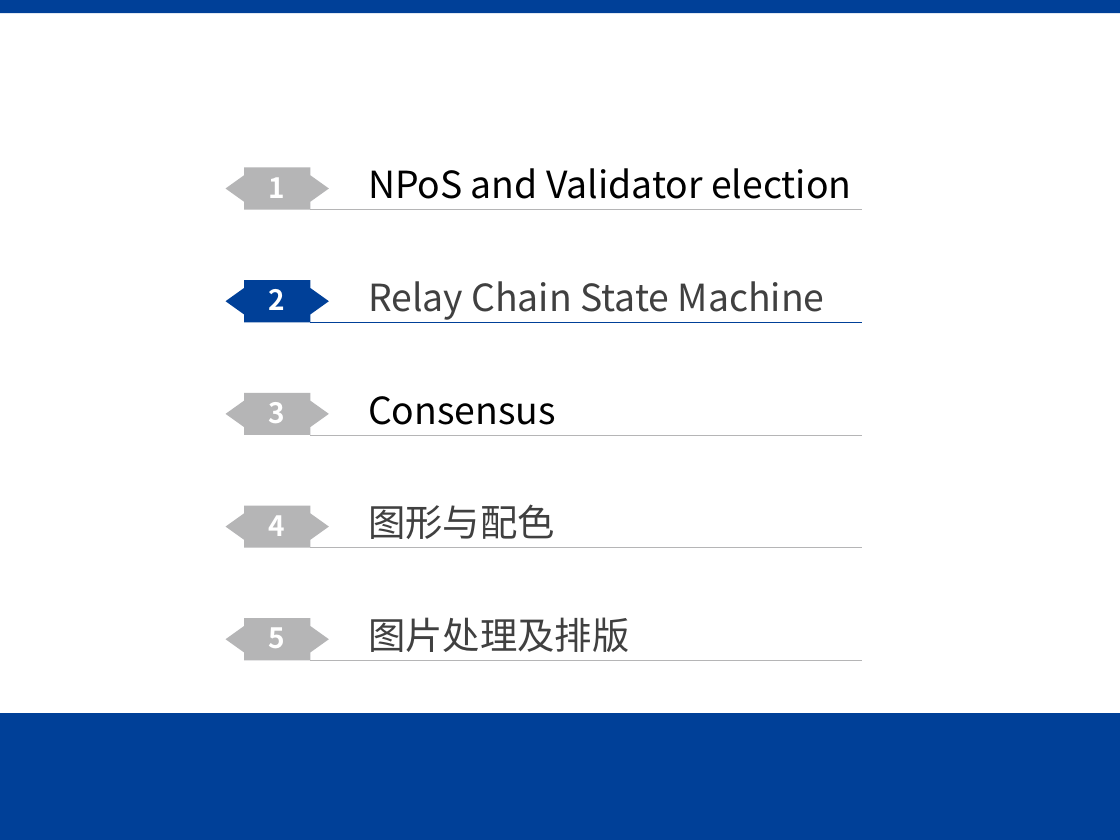
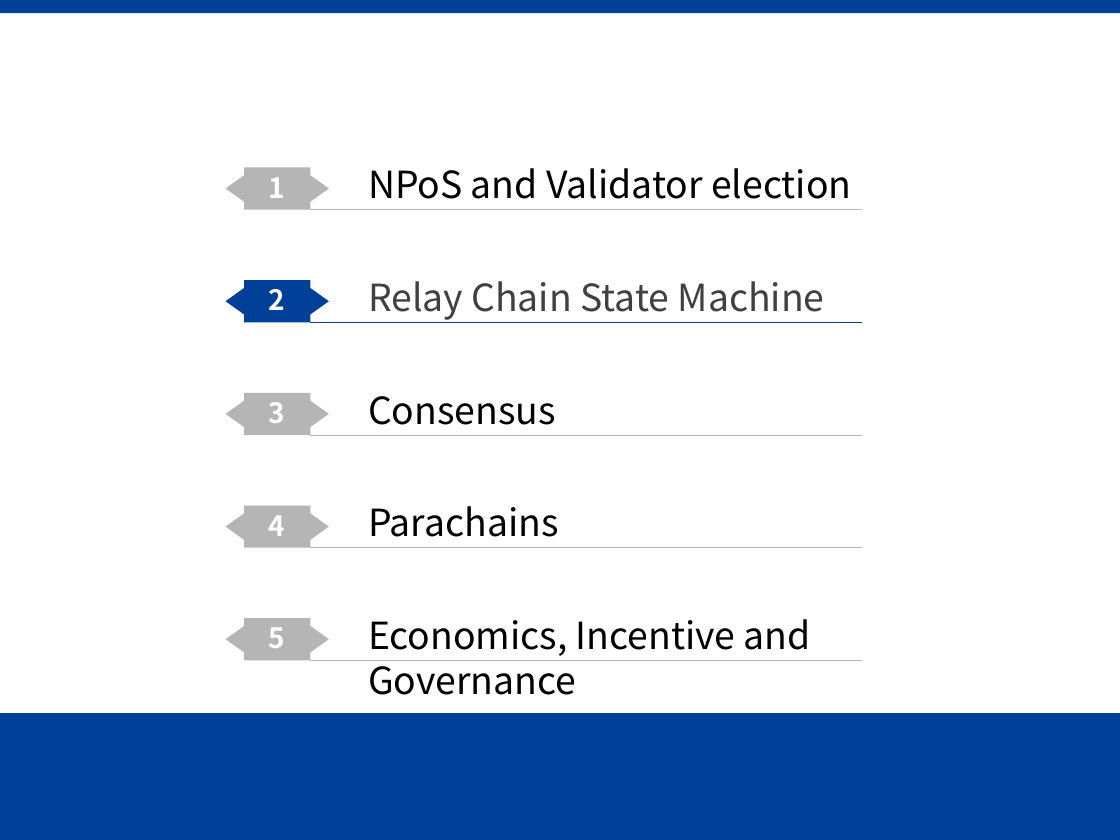
Before and after one commit to Voidkai/Polkadot, a slide deck: slide 9 of Polkadot-PPT.pptx. Drawn at 1120x840 pixels with LibreOffice and Linux fonts; fonts in the diff are those of the drawing; background and template pictures are left out. Boxes give left, top, right and bottom in pixels: in the first picture for what was removed or moved away, otherwise in the second. Text is boxed around its words. In the diff, an @@ line names an element or a change of style, - is before the commit and + after.

```diff
--- a/Polkadot-PPT.pptx
+++ b/Polkadot-PPT.pptx
@@ text at (368, 506, 559, 537): text changed; text colour #404040 to #000000 @@
-图形与配色
+Parachains
@@ text removed at (368, 617, 629, 652) @@
-图片处理及排版
@@ text added at (368, 619, 811, 695), 24 pt, text #000000 @@
+Economics, Incentive and Governance
```
Also in this commit, not shown: 8 other slides changed, 1 slide added.
